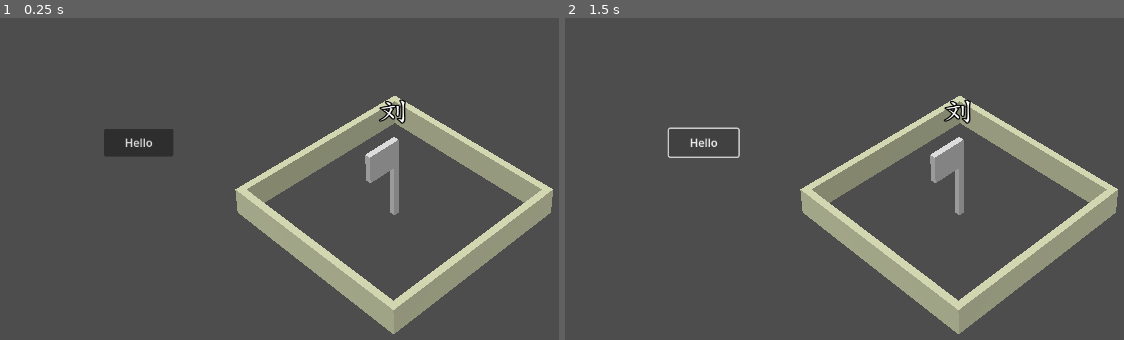
Above: before the commit, frames 1-2 (left to right).
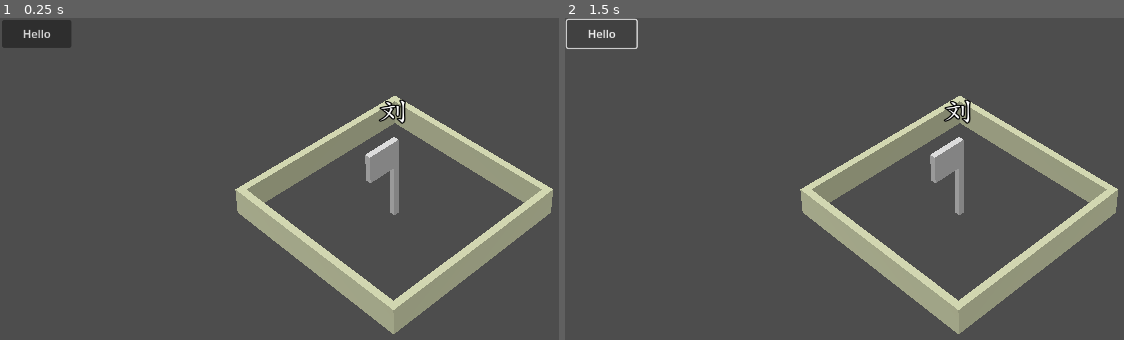
Above: after the commit, the same moments.

Repository: bianpeng001/GodotPy
Game: Godot game, scene res://main.tscn
The game is run twice, just before and just after one commit, with the same random seed, the same clock (stepped at 60 frames per second) and the same inputs.
Inputs:
- Up to frame 1 (0.25 s): no input
- Up to frame 2 (1.5 s): click "Hello" at 0.5 s; click "Hello" at 1.25 s

The runs differ from the first frame. In frame 1, 2.0% of the frame differs, in the area x 0-82%, y 0-75%; in frame 2, 0.5%.

Commit message:
add scons src

Diff:
--- a/Demo/main.tscn
+++ b/Demo/main.tscn
@@ -33,8 +33,8 @@
 [node name="MainUI" type="Node2D" parent="."]
 
 [node name="Button" type="Button" parent="MainUI"]
-offset_left = 150.0
-offset_top = 160.0
-offset_right = 250.0
-offset_bottom = 200.0
+offset_left = 3.0
+offset_top = 3.0
+offset_right = 103.0
+offset_bottom = 43.0
 text = "Hello"
Not shown, added: 3rd/SCons-4.4.0.tar.gz
